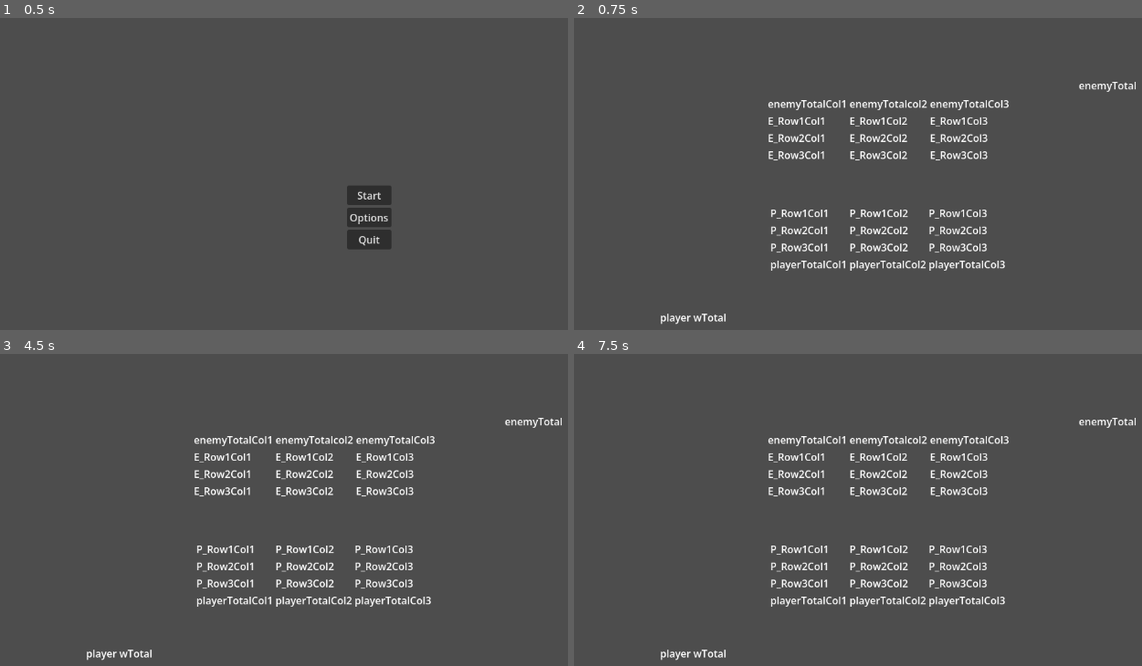
Above: before the commit, frames 1-4 (two rows, left to right).
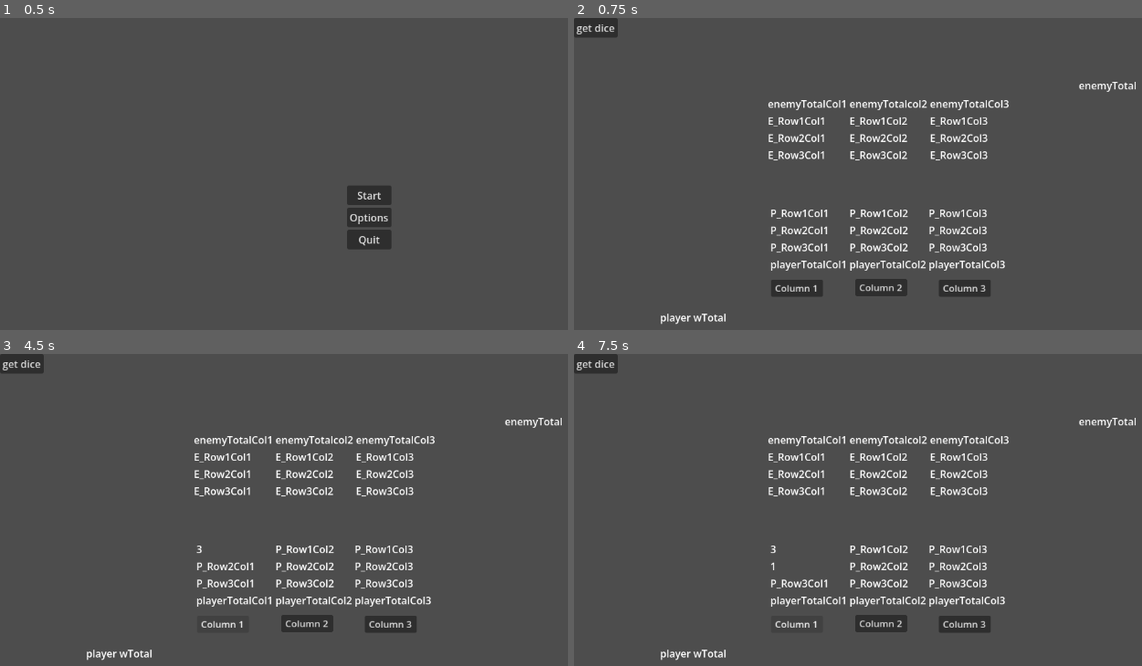
Above: after the commit, the same moments.

Repository: Freyjar/cotl-minigame
Game: Godot game, scene res://Scenes/MainMenu.tscn
The game is run twice, just before and just after one commit, with the same random seed, the same clock (stepped at 60 frames per second) and the same inputs.
Inputs (mouse positions are in pixels of both pictures, inside the frame that each line leads up to):
- Up to frame 1 (0.5 s): no input
- Up to frame 2 (0.75 s): click "Start" at 0.5 s
- Up to frame 3 (4.5 s): click (221, 625) at 1.25 s, where only the run after the commit has a clickable "Column 1"; click (306, 622) at 2 s, where only the run after the commit has a clickable "Column 2"; click (391, 625) at 2.75 s, where only the run after the commit has a clickable "Column 3"; click (22, 363) at 3.5 s, where only the run after the commit has a clickable "get dice"; click (221, 625) at 4.25 s, where only the run after the commit has a clickable "Column 1"
- Up to frame 4 (7.5 s): click (880, 622) at 5 s, where only the run after the commit has a clickable "Column 2"; click (965, 625) at 5.75 s, where only the run after the commit has a clickable "Column 3"; click (596, 363) at 6.5 s, where only the run after the commit has a clickable "get dice"; click (795, 625) at 7.25 s, where only the run after the commit has a clickable "Column 1"

Frame 1 is identical in both runs. In frame 2, 1.7% of the frame differs, in the area x 0-74%, y 0-90%; in frame 3, 1.5%; in frame 4, 1.6%.

Commit message:
adding Column values and dice

Diff:
--- a/Scenes/Game.tscn
+++ b/Scenes/Game.tscn
@@ -1,13 +1,17 @@
 [gd_scene format=3 uid="uid://dl4f3d3qg7htd"]
+
+[ext_resource type="Script" uid="uid://bw0fvh3nuro3e" path="res://Scenes/mainController.gd" id="1_iukft"]
 
 [node name="Game" type="Node2D" unique_id=1590812212]
 
 [node name="Control" type="Control" parent="." unique_id=58521286]
 layout_mode = 3
+anchors_preset = 0
 offset_right = 1155.0
 offset_bottom = 643.0
 grow_horizontal = 2
 grow_vertical = 2
+script = ExtResource("1_iukft")
 
 [node name="PlayerTable" type="GridContainer" parent="Control" unique_id=1695570530]
 layout_mode = 0
@@ -25,7 +29,7 @@
 layout_mode = 2
 text = "P_Row1Col2"
 
-[node name="Player_R1C3" type="Label" parent="Control/PlayerTable" unique_id=2144297219 groups=["Player_Col3"]]
+[node name="Player_R1C3" type="Label" parent="Control/PlayerTable" unique_id=2144297219]
 layout_mode = 2
 text = "P_Row1Col3"
 
@@ -136,3 +140,39 @@
 [node name="Enemy_R3C3" type="Label" parent="Control/EnemyTable" unique_id=553691791 groups=["Enemy_Col3"]]
 layout_mode = 2
 text = "E_Row3Col3"
+
+[node name="Button" type="Button" parent="Control" unique_id=404908436]
+layout_mode = 0
+offset_left = 311.0
+offset_top = 414.00003
+offset_right = 400.0
+offset_bottom = 445.00003
+scale = Vector2(0.9217721, 0.86683697)
+text = "Column 1"
+
+[node name="Button2" type="Button" parent="Control" unique_id=1239256387]
+layout_mode = 0
+offset_left = 444.00006
+offset_top = 413.0
+offset_right = 533.00006
+offset_bottom = 444.0
+scale = Vector2(0.9217721, 0.86683697)
+text = "Column 2"
+
+[node name="Button3" type="Button" parent="Control" unique_id=1452217531]
+layout_mode = 0
+offset_left = 576.0
+offset_top = 414.0
+offset_right = 665.0
+offset_bottom = 445.0
+scale = Vector2(0.9217721, 0.86683697)
+text = "Column 3"
+
+[node name="ready" type="Button" parent="Control" unique_id=1786010786]
+layout_mode = 0
+offset_right = 8.0
+offset_bottom = 8.0
+text = "get dice"
+
+[connection signal="pressed" from="Control/Button" to="Control" method="_on_Col1_pressed"]
+[connection signal="pressed" from="Control/ready" to="Control" method="_on_getdice_pressed"]
--- a/Scenes/MainMenu.tscn
+++ b/Scenes/MainMenu.tscn
@@ -6,6 +6,7 @@
 
 [node name="MainMenu" type="Control" parent="." unique_id=1637888149]
 layout_mode = 3
+anchors_preset = 15
 anchor_right = 1.0
 anchor_bottom = 1.0
 offset_left = 5.0
--- /dev/null
+++ b/Scenes/mainController.gd
@@ -0,0 +1,66 @@
+extends Control
+
+
+@onready var Player_Col1 = get_tree().get_nodes_in_group("Player_Col1")
+@onready var Player_Col2 = get_tree().get_nodes_in_group("Player_Col2")
+@onready var Player_Col3 = get_tree().get_nodes_in_group("Player_Col3")
+@onready var Enemy_Col1 = get_tree().get_nodes_in_group("Enemy_Col1")
+@onready var Enemy_Col2 = get_tree().get_nodes_in_group("Enemy_Col2")
+@onready var Enemy_Col3 = get_tree().get_nodes_in_group("Enemy_Col3")
+
+#@onready var playerTotal_Col1 = get_tree().get_node("Player_Col1Total")
+#@onready var playerTotal_Col2 = get_tree().get_node("Player_Col2Total")
+#@onready var playerTotal_Col3 = get_tree().get_node("Player_Col3Total")
+
+var dicevalue = 0;
+var haveDice = false;
+
+func _ready():
+	for Col in Player_Col1:
+		print(Col.text)
+
+func Calculate(column):
+	var score = 0
+	var count = {}
+
+	for col in column:
+		if !col.has_meta("value"):
+			continue
+
+		var v = col.get_meta("value")
+		if v in count:
+			count[v] += 1
+		else:
+			count[v] = 1
+		print("this is v", v)
+
+
+	for v in count:
+		var c = count[v]
+
+		if c == 1:
+			score += v
+		if c == 2:
+			score += (v + v) * 2
+		elif c == 3:
+			score += (v + v + v) * 3
+		print("this is the second loop c", c)
+		print("score is: ", score)
+
+
+func _on_getdice_pressed():
+	var num = randi_range(1, 6)
+	dicevalue = num
+	haveDice = true
+	print("Have Dice", haveDice)
+	print("Dice Value", dicevalue)
+	print()
+
+func _on_Col1_pressed():
+	for col in Player_Col1:
+		if !col.has_meta("value") && haveDice:
+			col.set_meta("value", dicevalue)
+			col.text = str(dicevalue)
+			haveDice = false
+			Calculate(Player_Col1)
+			return
Not shown, added: Scenes/mainController.gd.uid
